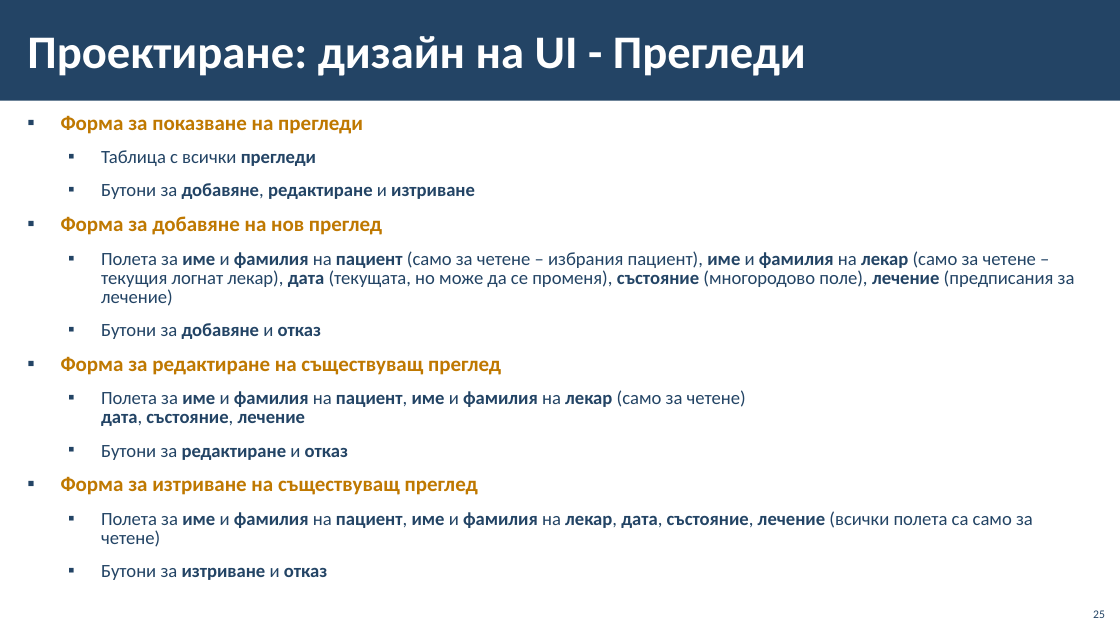
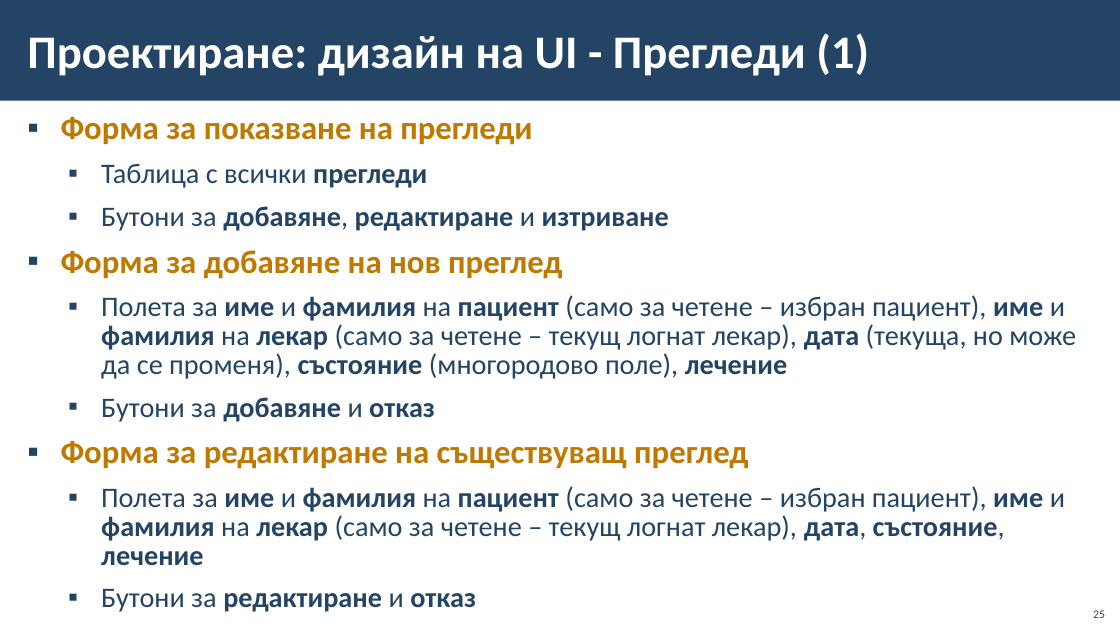
Before and after one commit to BG-IT-Edu/School-Programming, a slide deck: slide 25 of Courses/Software-Sciences/Module-4-Information-Systems-New/09-Lifecycle-of-Information-System/09-Lifecycle-of-Information-System.pptx. Drawn at 1120x630 pixels with LibreOffice and Linux fonts; fonts in the diff are those of the drawing; background and template pictures are left out. Boxes give left, top, right and bottom in pixels: in the first picture for what was removed or moved away, otherwise in the second. Text is boxed around its words. In the diff, an @@ line names an element or a change of style, - is before the commit and + after.

```diff
--- a/Courses/Software-Sciences/Module-4-Information-Systems-New/09-Lifecycle-of-Information-System/09-Lifecycle-of-Information-System.pptx
+++ b/Courses/Software-Sciences/Module-4-Information-Systems-New/09-Lifecycle-of-Information-System/09-Lifecycle-of-Information-System.pptx
@@ title at <box>27,33,869,76</box>: text changed @@
-Проектиране: дизайн на UI - Прегледи
+Проектиране: дизайн на UI - Прегледи (1)
@@ text at <box>61,117,748,612</box>: size 18 to 28.1 pt in "Форма за показване на прегледи", "Форма за добавяне на нов преглед", "Форма за редактиране на съществуващ преглед"; size 16 to 24.2 pt in "Таблица с всички прегледи", "Бутони за добавяне, редактиране и изтриване", "Бутони за добавяне и отказ", "Бутони за редактиране и отказ" @@
@@ text at <box>101,295,1076,379</box>: text changed; size 16 to 24.2 pt @@
-  ▪ Полета за име и фамилия на пациент (само за четене – избрания пациент), име и фамилия на лекар (само за четене – текущия логнат лекар), дата (текущата, но може да се променя), състояние (многородово поле), лечение (предписания за лечение)
+  ▪ Полета за име и фамилия на пациент (само за четене – избран пациент), име и фамилия на лекар (само за четене – текущ логнат лекар), дата (текуща, но може да се променя), състояние (многородово поле), лечение
@@ text at <box>61,476,1033,580</box>: paragraphs removed @@
-▪ Форма за изтриване на съществуващ преглед
-  ▪ Полета за име и фамилия на пациент, име и фамилия на лекар, дата, състояние, лечение (всички полета са само за четене)
-  ▪ Бутони за изтриване и отказ
@@ text at <box>101,486,1065,566</box>: text changed; size 16 to 24.2 pt; bold off @@
-  ▪ Полета за име и фамилия на пациент, име и фамилия на лекар (само за четене)
-    дата, състояние, лечение
+  ▪ Полета за име и фамилия на пациент (само за четене – избран пациент), име и фамилия на лекар (само за четене – текущ логнат лекар), дата, състояние, лечение
```
Also in this commit, not shown: 3 other slides changed, 1 slide added.
